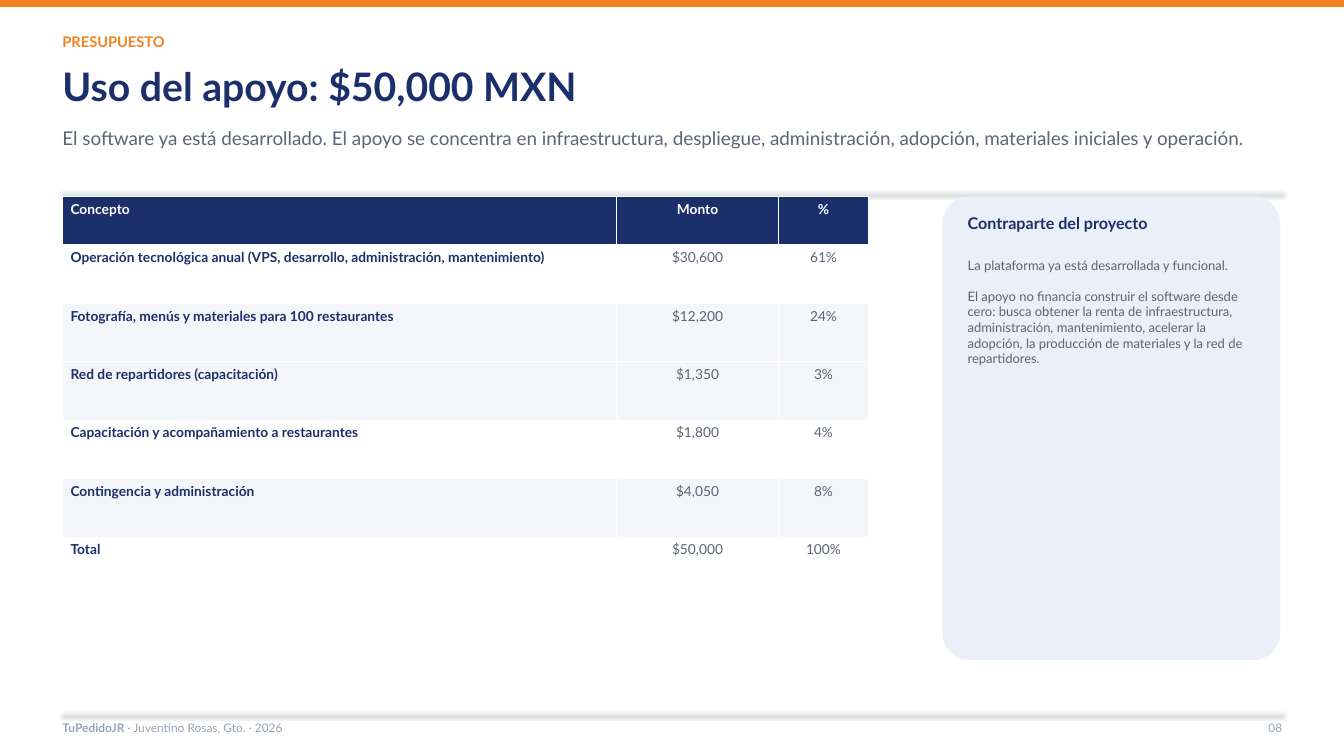
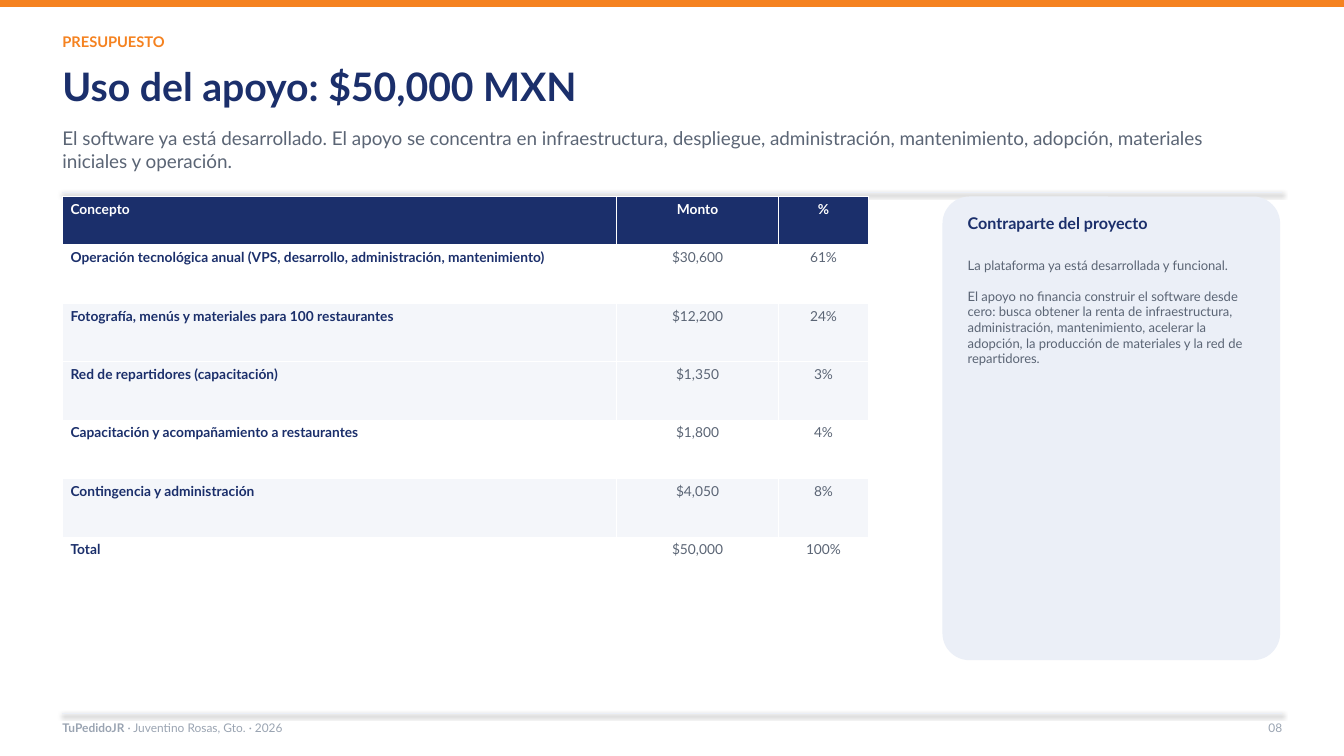
Before and after one commit to Lodoman-old/TuPedidoJR, a slide deck: slide 8 of docs/presentacion/TuPedidoJR_2026.pptx. Drawn at 1344x756 pixels with LibreOffice and Linux fonts; fonts in the diff are those of the drawing. Boxes give left, top, right and bottom in pixels: in the first picture for what was removed or moved away, otherwise in the second. Text is boxed around its words. In the diff, an @@ line names an element or a change of style, - is before the commit and + after.

```diff
--- a/docs/presentacion/TuPedidoJR_2026.pptx
+++ b/docs/presentacion/TuPedidoJR_2026.pptx
@@ text at (62, 131, 1203, 172): text changed @@
-El software ya está desarrollado. El apoyo se concentra en infraestructura, despliegue, administración, adopción, materiales iniciales y operación.
+El software ya está desarrollado. El apoyo se concentra en infraestructura, despliegue, administración, mantenimiento, adopción, materiales iniciales y operación.
```
Also in this commit, not shown: 12 other slides changed, 7 other files.
